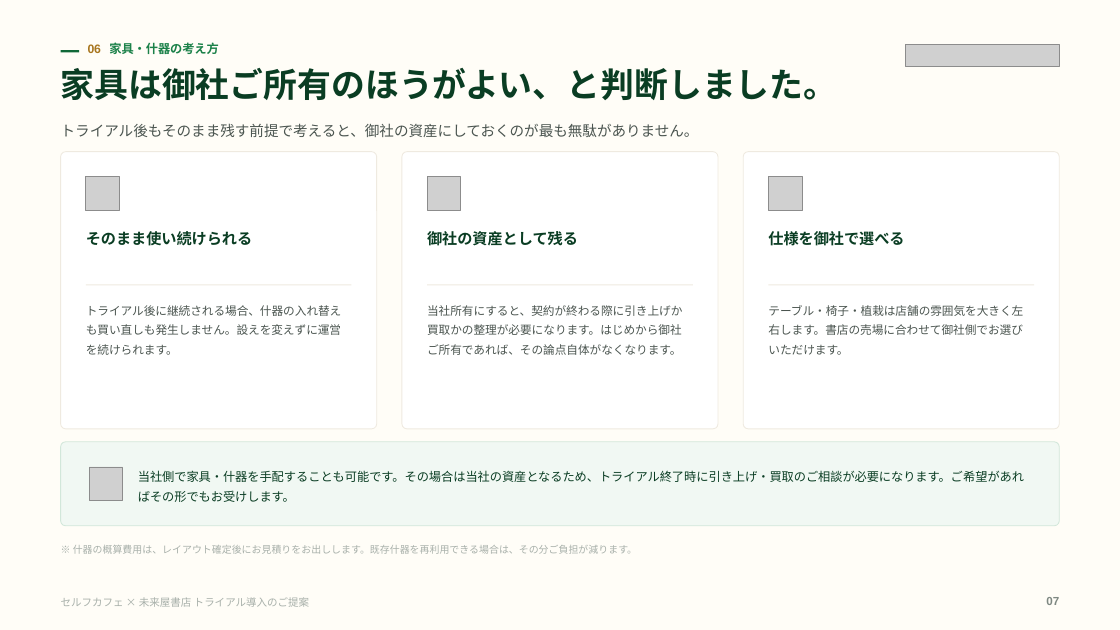
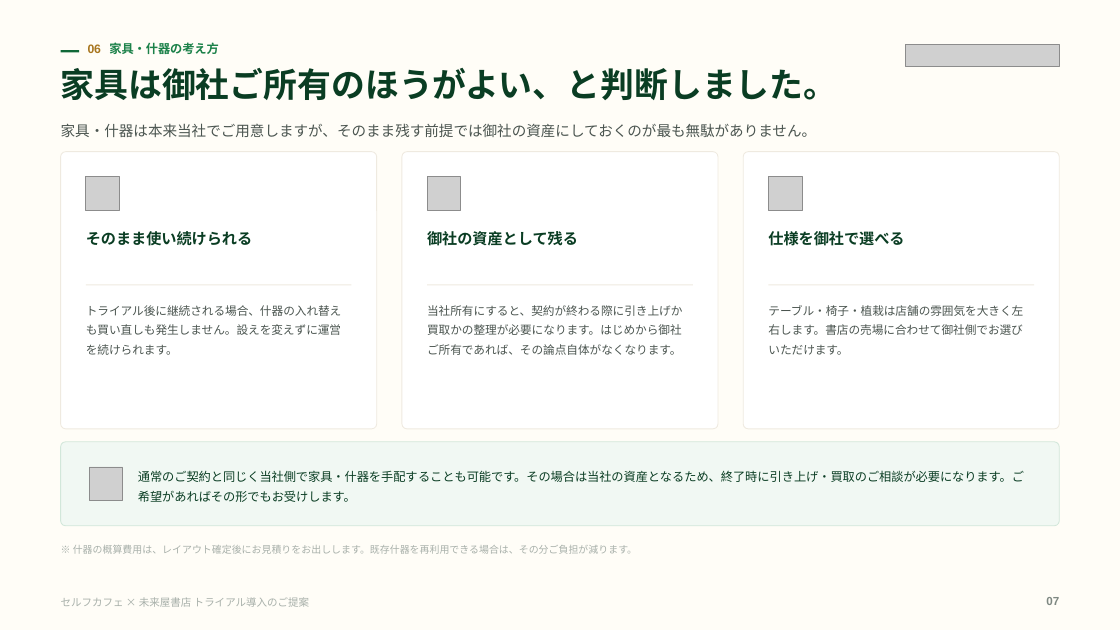
Before and after one commit to a5408071-cmd/suzuki-ceo, a slide deck: slide 7 of selfcafe-miraiya-trial-deck/selfcafe-miraiya-trial-deck.pptx. Drawn at 1120x630 pixels with LibreOffice and Linux fonts; fonts in the diff are those of the drawing; grey boxes stand for pictures. Boxes give left, top, right and bottom in pixels: in the first picture for what was removed or moved away, otherwise in the second. Text is boxed around its words. In the diff, an @@ line names an element or a change of style, - is before the commit and + after.

```diff
--- a/selfcafe-miraiya-trial-deck/selfcafe-miraiya-trial-deck.pptx
+++ b/selfcafe-miraiya-trial-deck/selfcafe-miraiya-trial-deck.pptx
@@ text at (x1=61, y1=123, x2=817, y2=137): text changed @@
-トライアル後もそのまま残す前提で考えると、御社の資産にしておくのが最も無駄がありません。
+家具・什器は本来当社でご用意しますが、そのまま残す前提では御社の資産にしておくのが最も無駄がありません。
@@ text at (x1=138, y1=470, x2=1024, y2=502): text changed @@
-当社側で家具・什器を手配することも可能です。その場合は当社の資産となるため、トライアル終了時に引き上げ・買取のご相談が必要になります。ご希望があればその形でもお受けします。
+通常のご契約と同じく当社側で家具・什器を手配することも可能です。その場合は当社の資産となるため、終了時に引き上げ・買取のご相談が必要になります。ご希望があればその形でもお受けします。
```
Also in this commit, not shown: 4 other slides changed, 3 other files.
